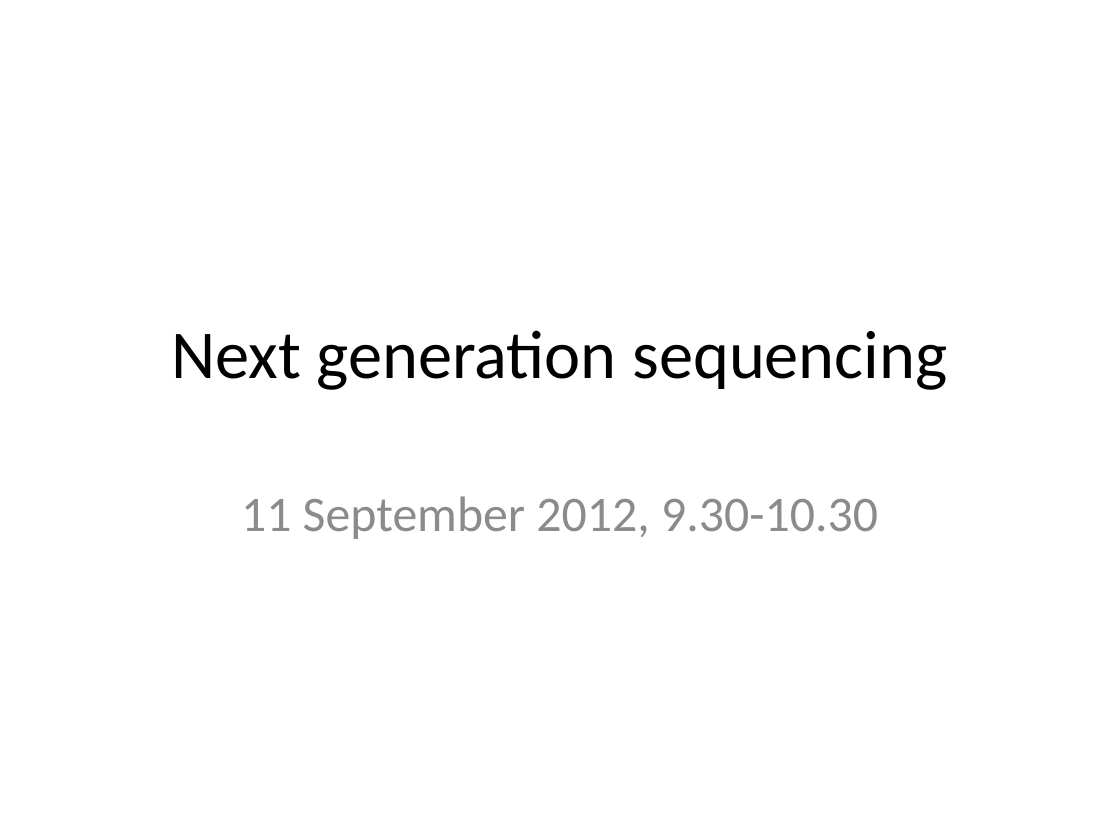
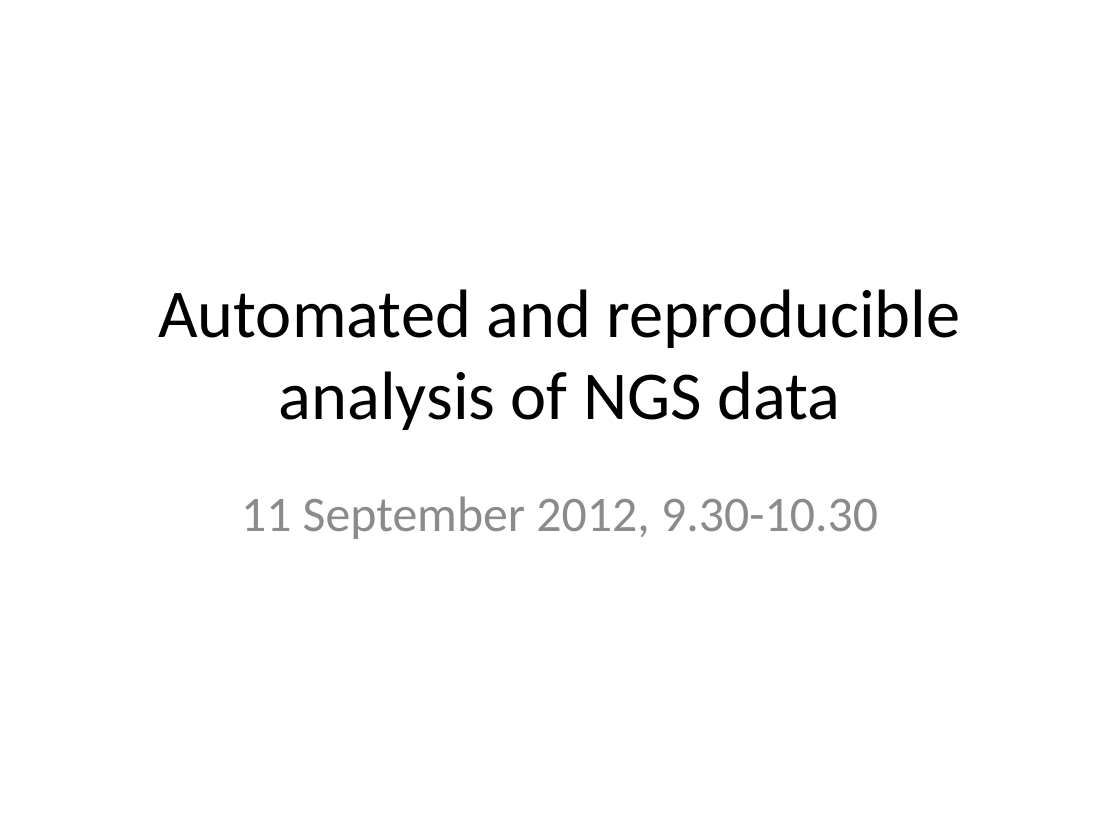
Before and after one commit to rvosa/ngs-workflows, a slide deck: slide 1 of doc/slides/day1/session1/NGSplatforms.pptx. Drawn at 1120x840 pixels with LibreOffice and Linux fonts; fonts in the diff are those of the drawing. Boxes give left, top, right and bottom in pixels: in the first picture for what was removed or moved away, otherwise in the second. Text is boxed around its words. In the diff, an @@ line names an element or a change of style, - is before the commit and + after.

Commit message:
added slide titles for all slides

```diff
--- a/doc/slides/day1/session1/NGSplatforms.pptx
+++ b/doc/slides/day1/session1/NGSplatforms.pptx
@@ title at bbox=[158, 289, 961, 430]: text changed @@
-Next generation sequencing
+Automated and reproducible analysis of NGS data
```
Also in this commit, not shown: 8 slides added, 15 other files.
